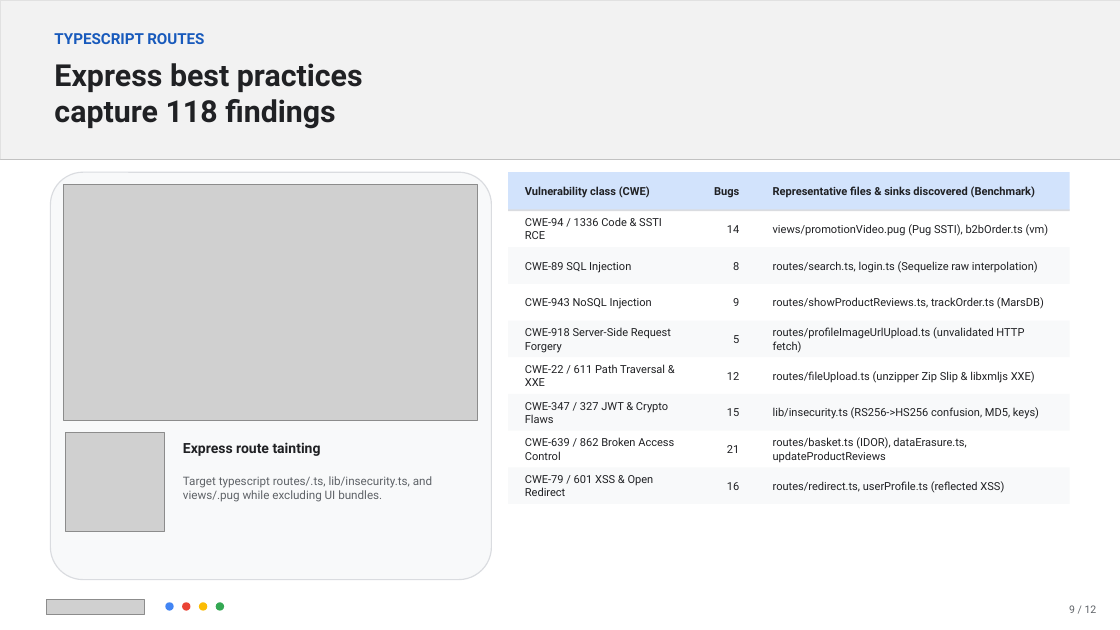
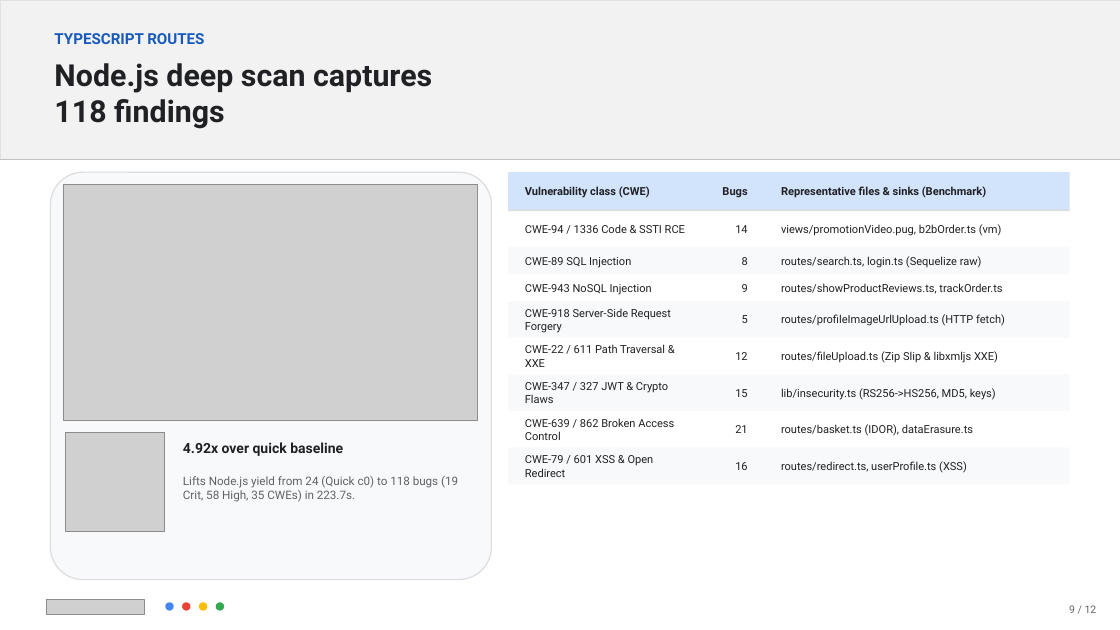
Before and after one commit to FrankieCheng/codemender-test, a slide deck: slide 9 of docs/CodeMender_Best_Practices_Deck.pptx. Drawn at 1120x630 pixels with LibreOffice and Linux fonts; fonts in the diff are those of the drawing; grey boxes stand for pictures. Boxes give left, top, right and bottom in pixels: in the first picture for what was removed or moved away, otherwise in the second. Text is boxed around its words. In the diff, an @@ line names an element or a change of style, - is before the commit and + after.

```diff
--- a/docs/CodeMender_Best_Practices_Deck.pptx
+++ b/docs/CodeMender_Best_Practices_Deck.pptx
@@ text at box(54, 63, 432, 129): text changed @@
-Express best practices capture 118 findings
+Node.js deep scan captures 118 findings
@@ text "Bugs": place and size @@
-text "Bugs" at box(714, 187, 739, 198)
+text "Bugs" at box(722, 187, 747, 198)
@@ text at box(781, 186, 986, 198): text changed @@
-Representative files & sinks discovered (Benchmark)
+Representative files & sinks (Benchmark)
@@ text "CWE-94 / 1336 Code & ..." rewrapped from box(525, 217, 662, 239) to box(525, 224, 685, 233) @@
@@ text "14": place and size @@
-text "14" at box(727, 225, 739, 233)
+text "14" at box(735, 225, 747, 233)
@@ text at box(781, 224, 1002, 236): text changed @@
-views/promotionVideo.pug (Pug SSTI), b2bOrder.ts (vm)
+views/promotionVideo.pug, b2bOrder.ts (vm)
@@ rectangle: place and size @@
-rectangle at box(508, 247, 1070, 284)
+rectangle at box(508, 247, 1070, 274)
@@ text "CWE-89 SQL Injection": place and size @@
-text "CWE-89 SQL Injection" at box(525, 262, 631, 273)
+text "CWE-89 SQL Injection" at box(525, 257, 631, 268)
@@ text "8": place and size @@
-text "8" at box(733, 262, 739, 270)
+text "8" at box(742, 257, 748, 265)
@@ text at box(781, 256, 982, 268): text changed @@
-routes/search.ts, login.ts (Sequelize raw interpolation)
+routes/search.ts, login.ts (Sequelize raw)
@@ text "CWE-943 NoSQL Injection": place and size @@
-text "CWE-943 NoSQL Injection" at box(525, 298, 652, 309)
+text "CWE-943 NoSQL Injection" at box(525, 284, 652, 295)
@@ text "9": place and size @@
-text "9" at box(733, 298, 739, 306)
+text "9" at box(742, 284, 748, 292)
@@ text at box(781, 283, 1002, 294): text changed @@
-routes/showProductReviews.ts, trackOrder.ts (MarsDB)
+routes/showProductReviews.ts, trackOrder.ts
@@ 3 rectangles: place and size @@
-3 rectangles at box(508, 321, 1070, 504)
+3 rectangles at box(508, 301, 1070, 485)
@@ text "CWE-918 Server-Side Request Forgery": place and size @@
-text "CWE-918 Server-Side Request Forgery" at box(525, 328, 671, 353)
+text "CWE-918 Server-Side Request Forgery" at box(525, 309, 671, 333)
@@ 5 texts: place and size @@
-5 texts at box(727, 335, 739, 490)
+5 texts at box(735, 315, 748, 470)
@@ text at box(781, 314, 1005, 326): text changed @@
-routes/profileImageUrlUpload.ts (unvalidated HTTP fetch)
+routes/profileImageUrlUpload.ts (HTTP fetch)
@@ text "CWE-22 / 611 Path Traversal ...": place and size @@
-text "CWE-22 / 611 Path Traversal ..." at box(525, 364, 665, 386)
+text "CWE-22 / 611 Path Traversal ..." at box(525, 344, 665, 367)
@@ text at box(781, 351, 998, 363): text changed @@
-routes/fileUpload.ts (unzipper Zip Slip & libxmljs XXE)
+routes/fileUpload.ts (Zip Slip & libxmljs XXE)
@@ text "CWE-347 / 327 JWT & ...": place and size @@
-text "CWE-347 / 327 JWT & ..." at box(525, 402, 668, 423)
+text "CWE-347 / 327 JWT & ..." at box(525, 382, 668, 403)
@@ text at box(781, 388, 996, 400): text changed @@
-lib/insecurity.ts (RS256->HS256 confusion, MD5, keys)
+lib/insecurity.ts (RS256->HS256, MD5, keys)
@@ text "CWE-639 / 862 Broken Access ...": place and size @@
-text "CWE-639 / 862 Broken Access ..." at box(525, 437, 674, 460)
+text "CWE-639 / 862 Broken Access ..." at box(525, 418, 674, 440)
@@ text at box(183, 442, 343, 456): text changed @@
-Express route tainting
+4.92x over quick baseline
@@ text "CWE-79 / 601 XSS & ...": place and size @@
-text "CWE-79 / 601 XSS & ..." at box(525, 475, 654, 496)
+text "CWE-79 / 601 XSS & ..." at box(525, 455, 654, 477)
@@ text at box(781, 424, 973, 436): text changed @@
-routes/basket.ts (IDOR), dataErasure.ts, updateProductReviews
+routes/basket.ts (IDOR), dataErasure.ts
@@ text at box(183, 476, 458, 502): text changed @@
-Target typescript routes/.ts, lib/insecurity.ts, and views/.pug while excluding UI bundles.
+Lifts Node.js yield from 24 (Quick c0) to 118 bugs (19 Crit, 58 High, 35 CWEs) in 223.7s.
@@ text at box(781, 461, 967, 473): text changed @@
-routes/redirect.ts, userProfile.ts (reflected XSS)
+routes/redirect.ts, userProfile.ts (XSS)
```
Also in this commit, not shown: 10 other slides changed, 1 slide added, 1 slide removed, 1 other file.
